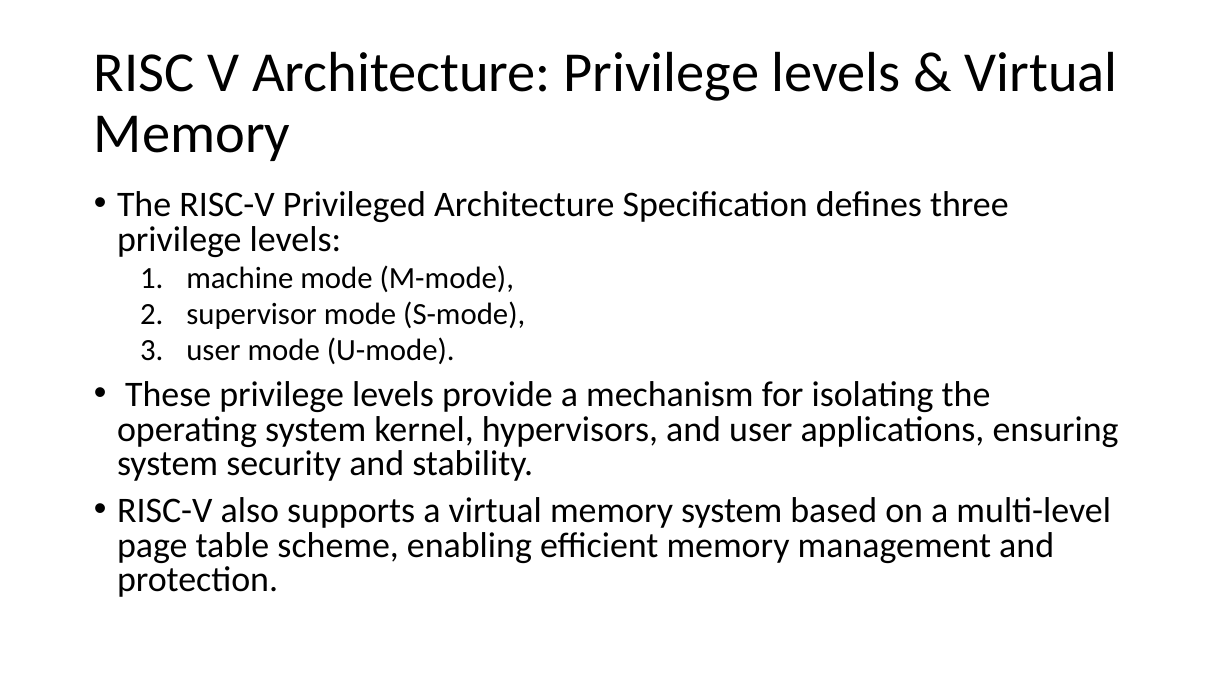
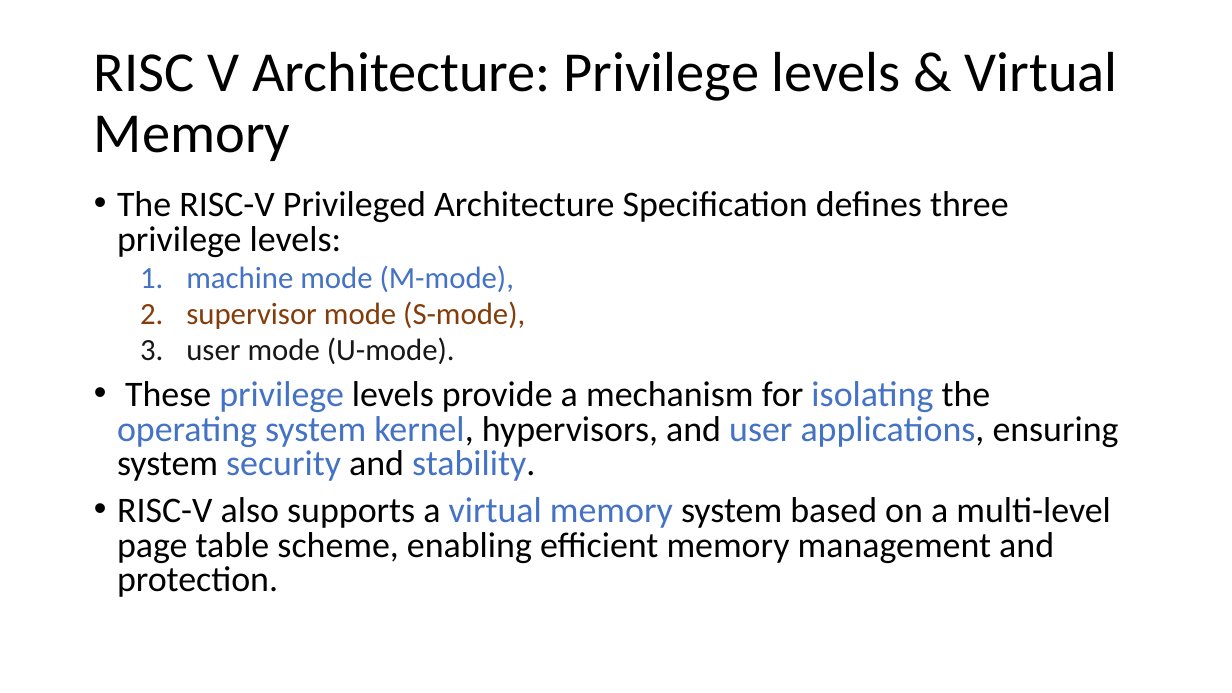
Before and after one commit to PG-DESD/CDAC_Sharing_Data, a slide deck: slide 19 of Microprocessor/TheoryLectures/RISC-V_Theory.pptx. Drawn at 1232x693 pixels with LibreOffice and Linux fonts; fonts in the diff are those of the drawing. Boxes give left, top, right and bottom in pixels: in the first picture for what was removed or moved away, otherwise in the second. Text is boxed around its words. In the diff, an @@ line names an element or a change of style, - is before the commit and + after.

```diff
--- a/Microprocessor/TheoryLectures/RISC-V_Theory.pptx
+++ b/Microprocessor/TheoryLectures/RISC-V_Theory.pptx
@@ text at bbox=[117, 265, 1119, 597]: text colour #000000 to #4472C4 in "machine mode (M-mode),", "privilege isolating operating system kernel, user applicatio ...", "virtual memory"; text colour #000000 to #843C0B in "supervisor mode (S-mode),"; text colour #000000 to #181717 in "user mode (U-mode)." @@
```
Also in this commit, not shown: 12 other slides changed.
